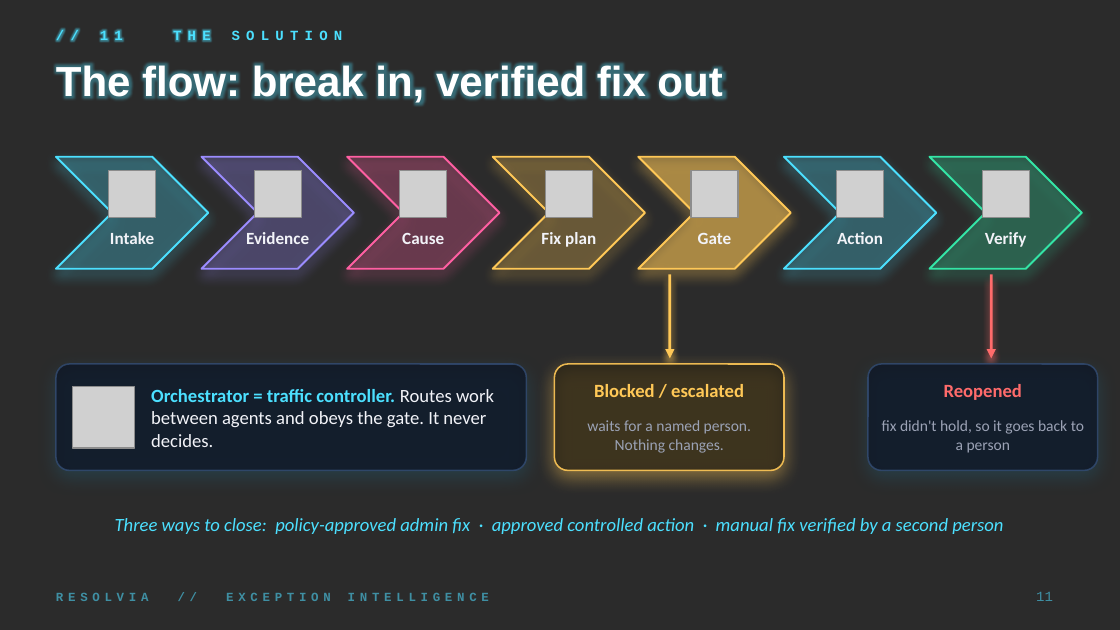
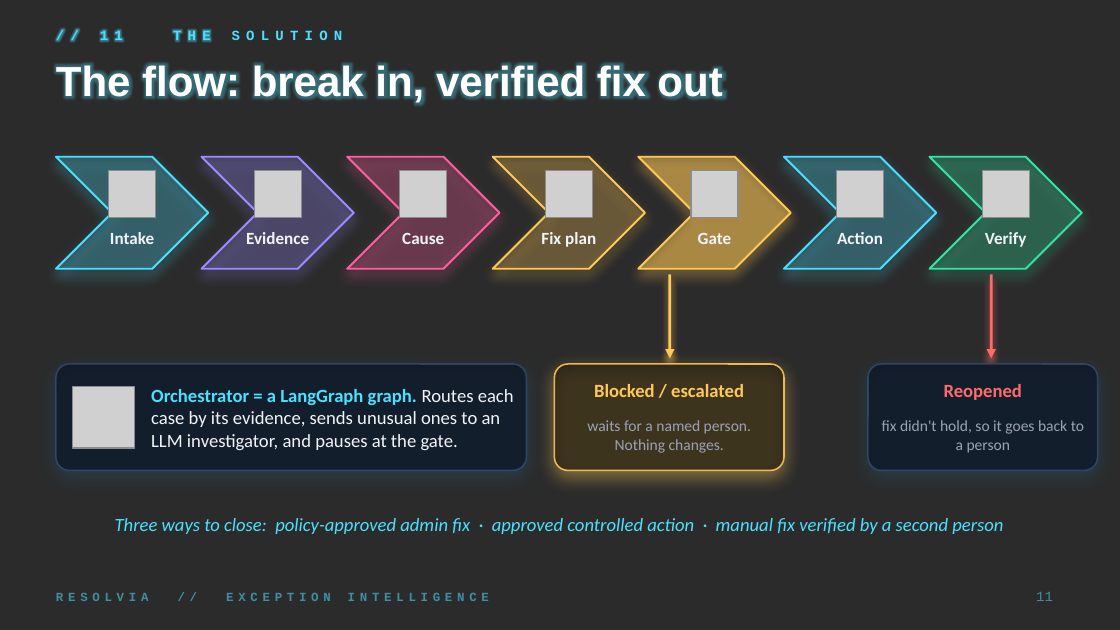
Before and after one commit to hiralsarkar/Resolvia, a slide deck: slide 11 of docs/presentation.pptx. Drawn at 1120x630 pixels with LibreOffice and Linux fonts; fonts in the diff are those of the drawing; grey boxes stand for pictures; background and template pictures are left out; a plain dark background stands for a picture behind light text. Boxes give left, top, right and bottom in pixels: in the first picture for what was removed or moved away, otherwise in the second. Text is boxed around its words. In the diff, an @@ line names an element or a change of style, - is before the commit and + after.

Commit message:
Describe the LangGraph orchestrator and the Investigator in the docs, guide and deck

```diff
--- a/docs/presentation.pptx
+++ b/docs/presentation.pptx
@@ text at (151,389,514,450): text changed @@
-Orchestrator = traffic controller. Routes work between agents and obeys the gate. It never decides.
+Orchestrator = a LangGraph graph. Routes each case by its evidence, sends unusual ones to an LLM investigator, and pauses at the gate.
```
Also in this commit, not shown: 2 other slides changed, 6 other files.
